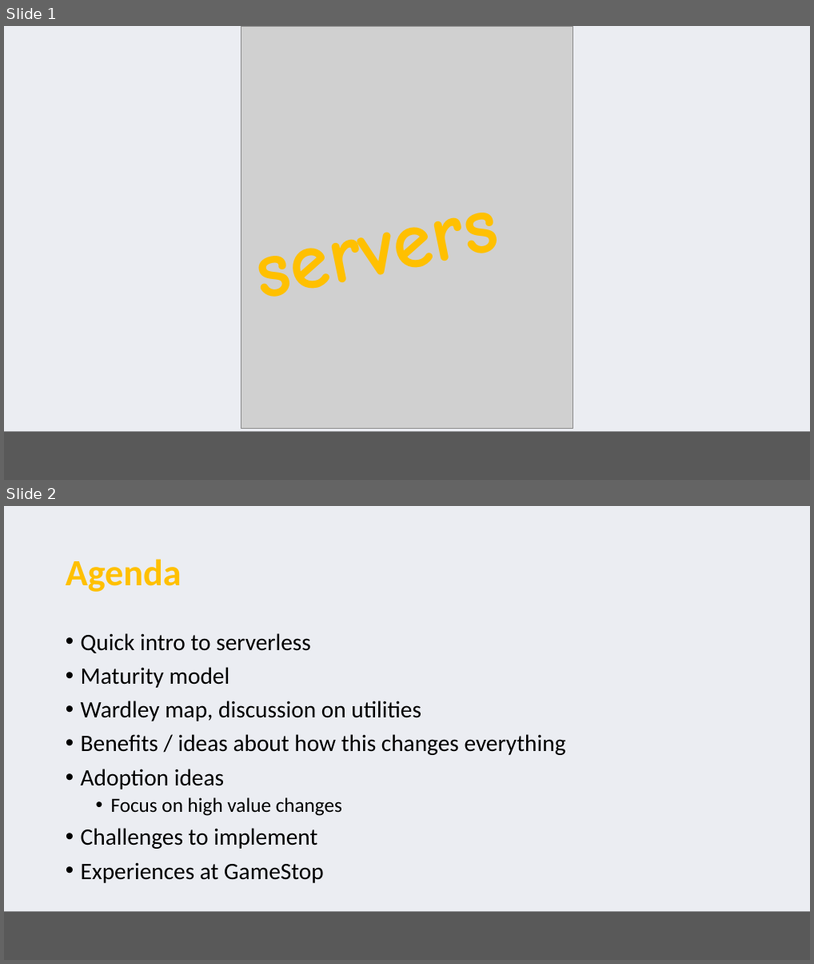
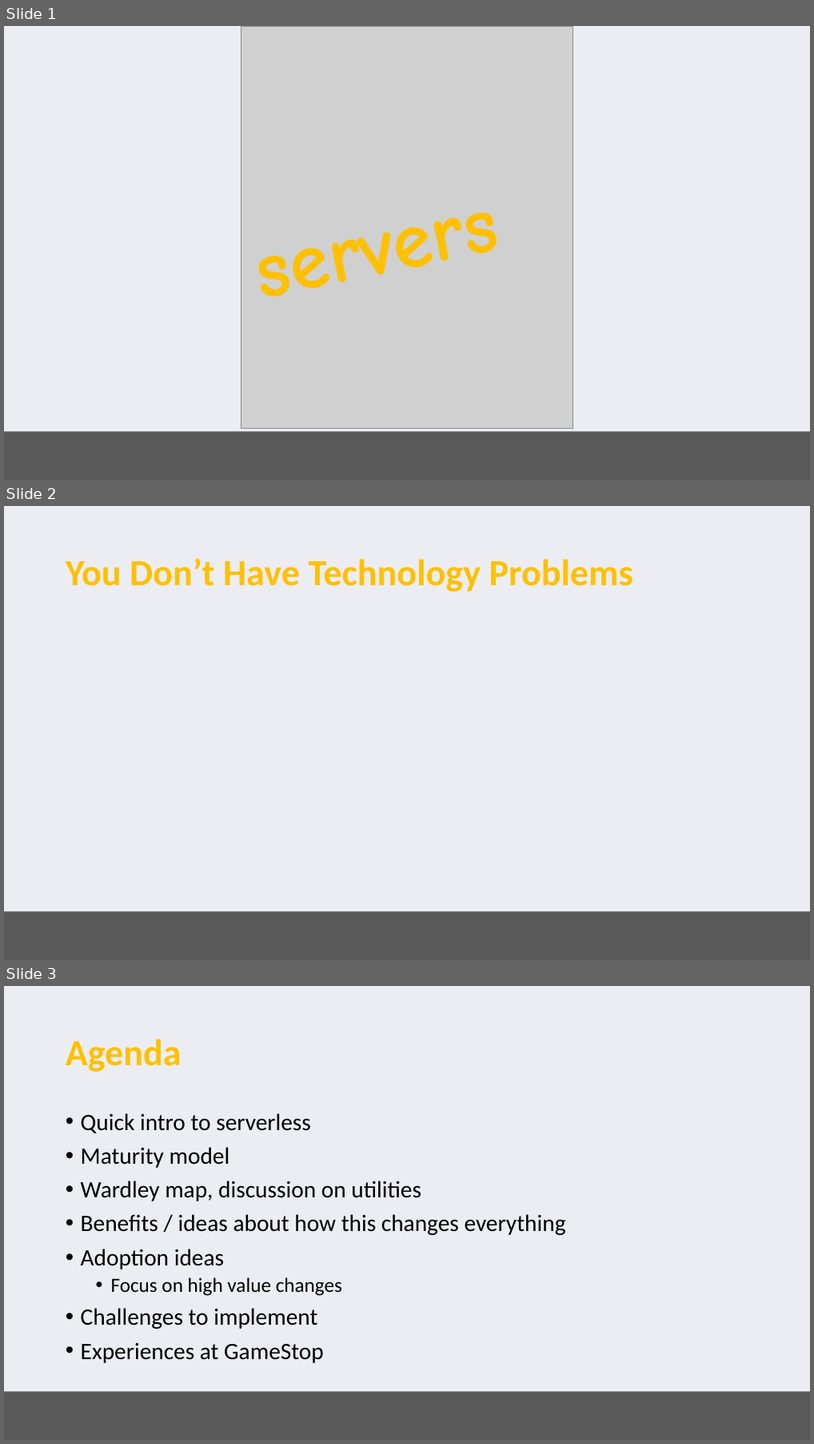
Before and after one commit to serverless-perspectives/pariveda-perspective, a slide deck: Serverless perspectives.pptx. Shown one above the other, each under a label of ours: slides 1 and 2 before the commit, slides 1, 2 and 3 after it. The pictures are 814x964 and 814x1444 pixels, drawn with LibreOffice and Linux fonts; fonts in the diff are those of the drawing; grey boxes stand for pictures; background and template pictures are left out. Boxes give left, top, right and bottom in pixels: in the first picture for what was removed or moved away, otherwise in the second. Text is boxed around its words. In the diff, an @@ line names an element or a change of style, - is before the commit and + after.

Commit message:
You don't have technology problems

```diff
--- a/Serverless perspectives.pptx
+++ b/Serverless perspectives.pptx
@@ slide 2 added at (x1=4, y1=506, x2=810, y2=960), background #EBEDF2; not listed: 1 template element that a slide beside it also shows @@
@@ title added at (x1=66, y1=558, x2=634, y2=592), 44 pt, text #FFC000, bold @@
+You Don’t Have Technology Problems
@@ what was slide 2 is now slide 3 @@
```
Also in this commit, not shown: 8 other slides added.
